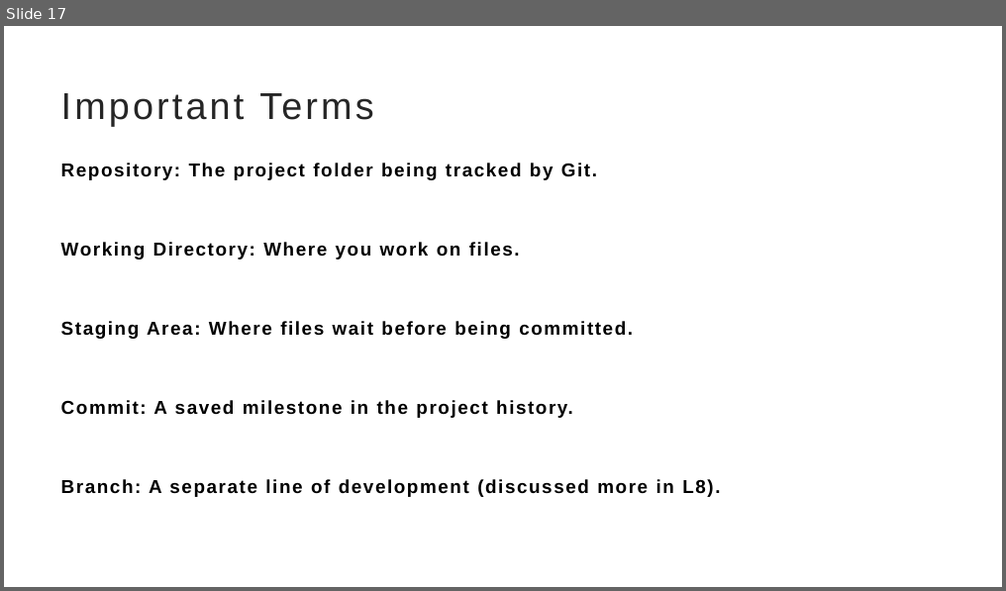
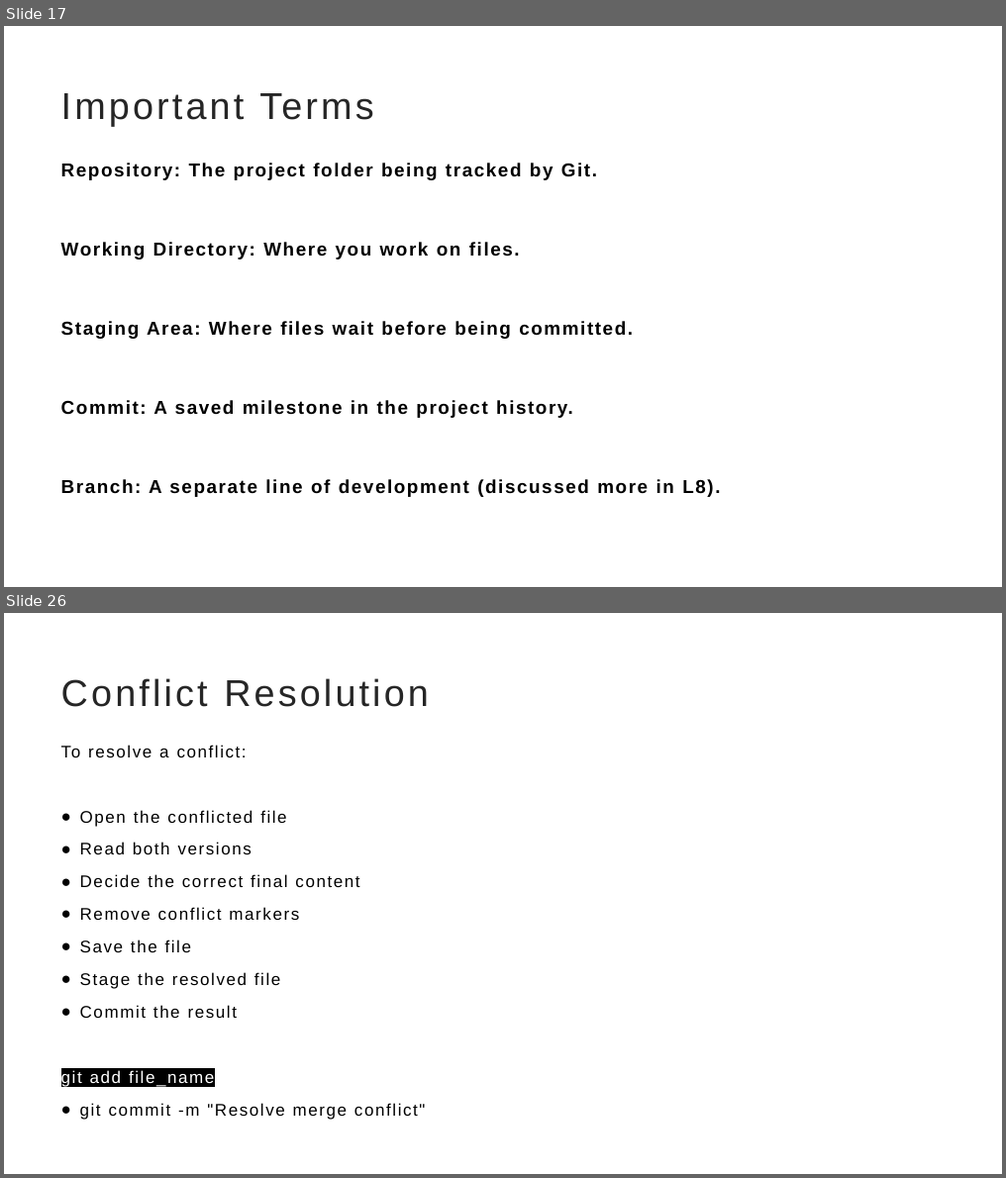
Before and after one commit to TahirMahmoodKamboh/git, a slide deck: Git-Lec-1-Lec2.pptx. Shown one above the other, each under a label of ours: slide 17 before the commit, slides 17 and 26 after it; the slides between them are not shown. The pictures are 1006x591 and 1006x1178 pixels, drawn with LibreOffice and Linux fonts; fonts in the diff are those of the drawing. Boxes give left, top, right and bottom in pixels: in the first picture for what was removed or moved away, otherwise in the second. Text is boxed around its words. In the diff, an @@ line names an element or a change of style, - is before the commit and + after.

```diff
--- a/Git-Lec-1-Lec2.pptx
+++ b/Git-Lec-1-Lec2.pptx
@@ slide 26 added at (4,613,1002,1174), background #FFFFFF @@
@@ title added at (61,678,429,707), 36 pt, text #262626 @@
+Conflict Resolution
@@ text added at (61,745,426,1120), 16.2 pt, text #000000 @@
+To resolve a conflict:
+● Open the conflicted file
+● Read both versions
+● Decide the correct final content
+● Remove conflict markers
+● Save the file
+● Stage the resolved file
+● Commit the result
+git add file_name
+● git commit -m "Resolve merge conflict"
```
Also in this commit, not shown: 21 other slides added, 4 other files.
